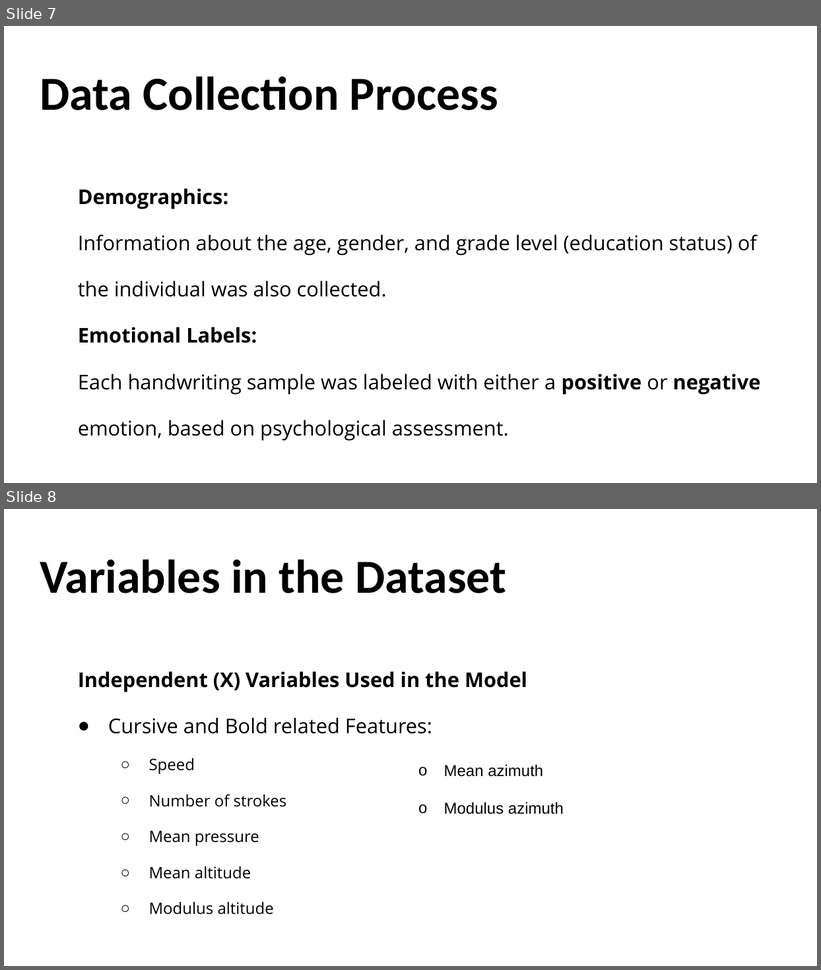
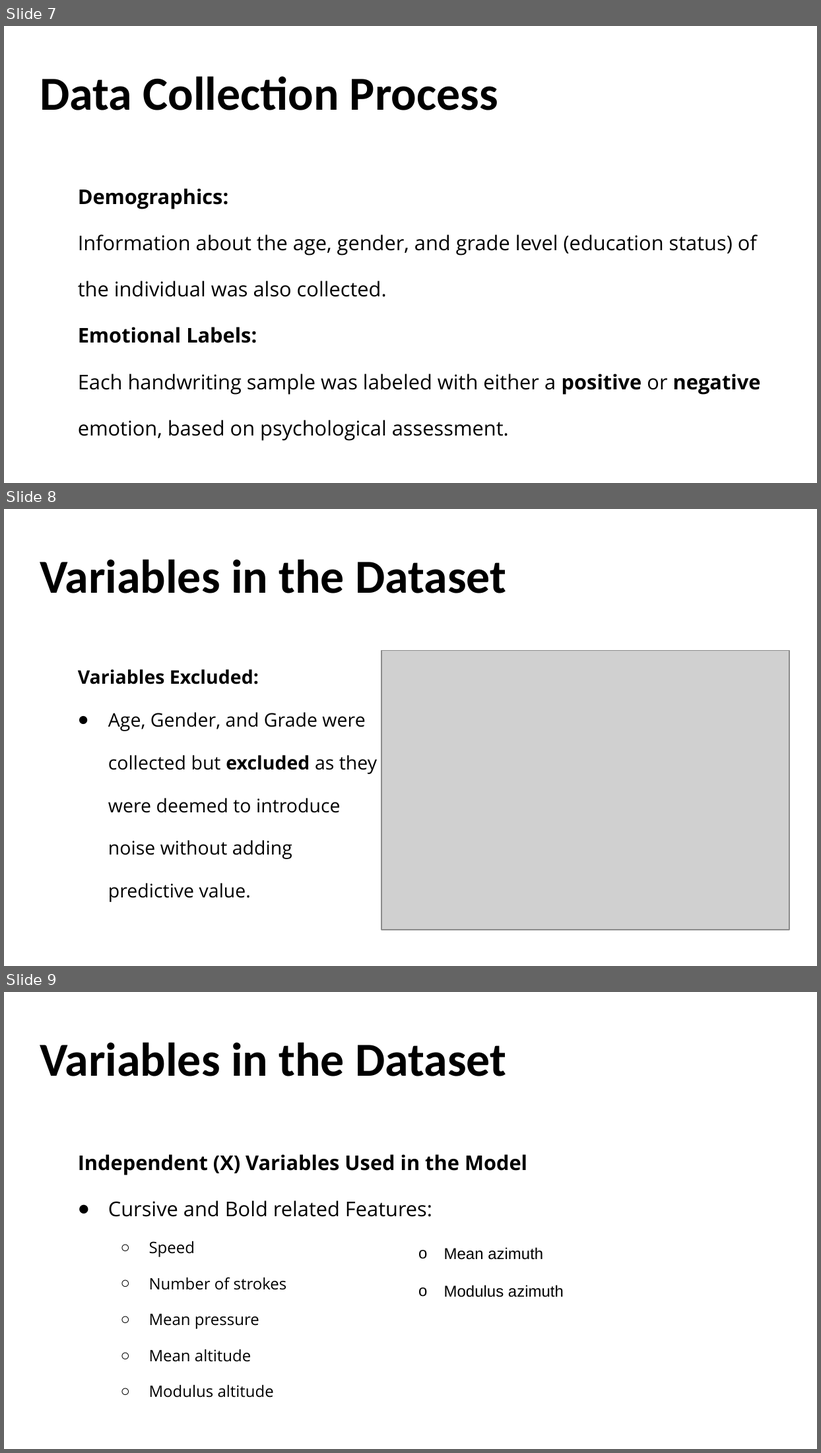
Before and after one commit to Ernawaty2024/handwriting_sentiment_classifier, a slide deck: Project 4.1.pptx. Shown one above the other, each under a label of ours: slides 7 and 8 before the commit, slides 7, 8 and 9 after it. The pictures are 821x970 and 821x1453 pixels, drawn with LibreOffice and Linux fonts; fonts in the diff are those of the drawing; grey boxes stand for pictures; background and template pictures are left out. Boxes give left, top, right and bottom in pixels: in the first picture for what was removed or moved away, otherwise in the second. Text is boxed around its words. In the diff, an @@ line names an element or a change of style, - is before the commit and + after.

```diff
--- a/Project 4.1.pptx
+++ b/Project 4.1.pptx
@@ slide 8 added at (4, 509, 817, 966), background picture (left out) @@
@@ title added at (40, 559, 506, 593), 42 pt, text #000000, bold @@
+Variables in the Dataset
@@ picture added at (382, 650, 789, 930) @@
@@ text added at (78, 669, 377, 902), 16.6 pt, text #000000 @@
+Variables Excluded:
+● Age, Gender, and Grade were collected but excluded as they were deemed to introduce noise without adding predictive value.
@@ what was slide 8 is now slide 9 @@
```
Also in this commit, not shown: 3 other slides added, 1 slide removed.
